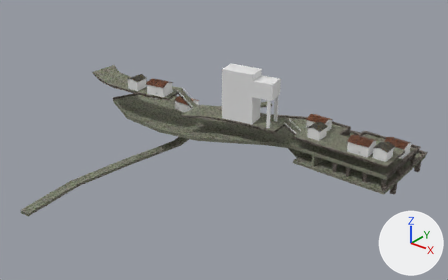
A saved change to the Blender file blender/map.blend.
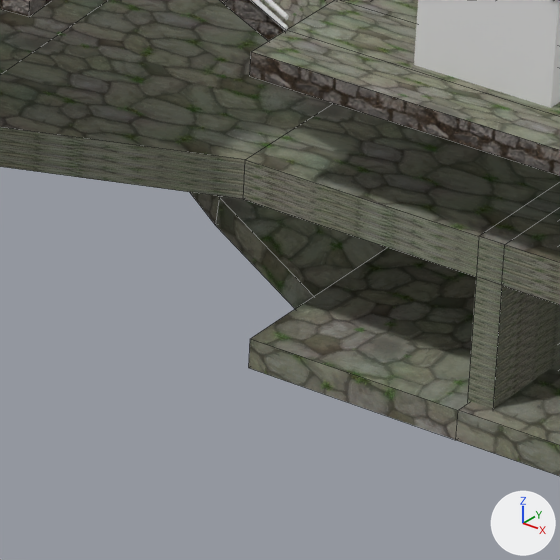
Old and new are each drawn whole from a 50 mm camera at (121.4, -288.8, 166.2) aimed at (-67.7, -52.4, 19.7) and again close up on the part from 61% to 71% of the width and 47% to 64% of the height. Every picture has the same lights, and +X, +Y and +Z are marked at lower right. The close-ups show mesh edges as thin lines.
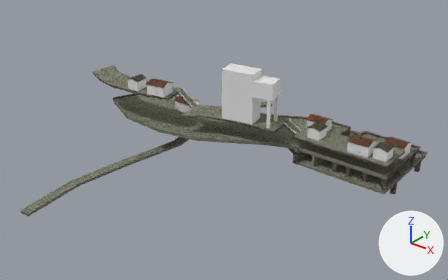
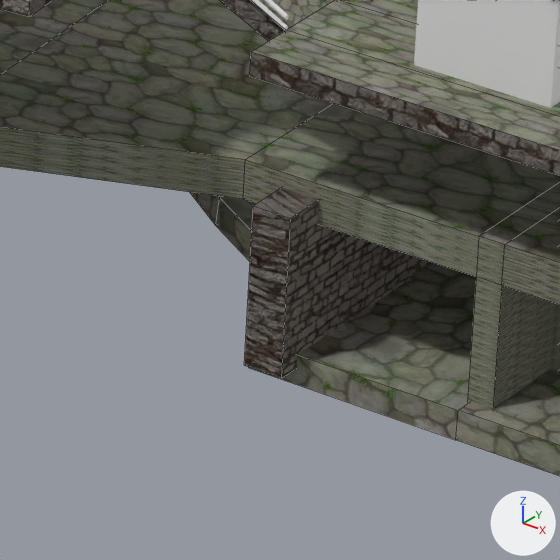
Boxes [x1, y1, x2, y2] around the edits, measured in the close-ups (560 x 560 px):
'Cube.009', added: after [244, 188, 433, 378]

The change, as a list of edits to the scene's bpy script:
```text
Add me_cube_002:
    me_cube_002.from_pydata(...)  # a box spanning x -1.0..1.0, y -1.0..1.0, z -1.0..1.0
    me_cube_002.materials.append(mat_rock)
Add ob_cube_009:
    ob_cube_009 = bpy.data.objects.new('Cube.009', me_cube_002)
    ob_cube_009.location = (-32.1, -16.74, 14.83)
    ob_cube_009.scale = (1.0, 20.3, 4.05)
```
